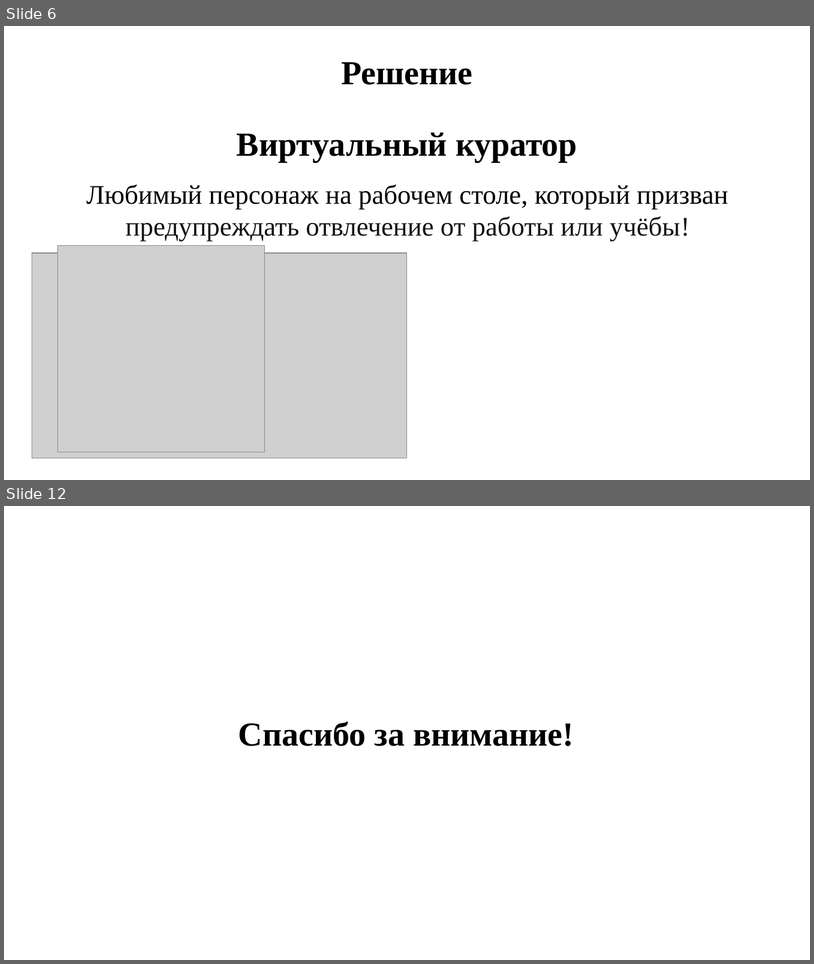
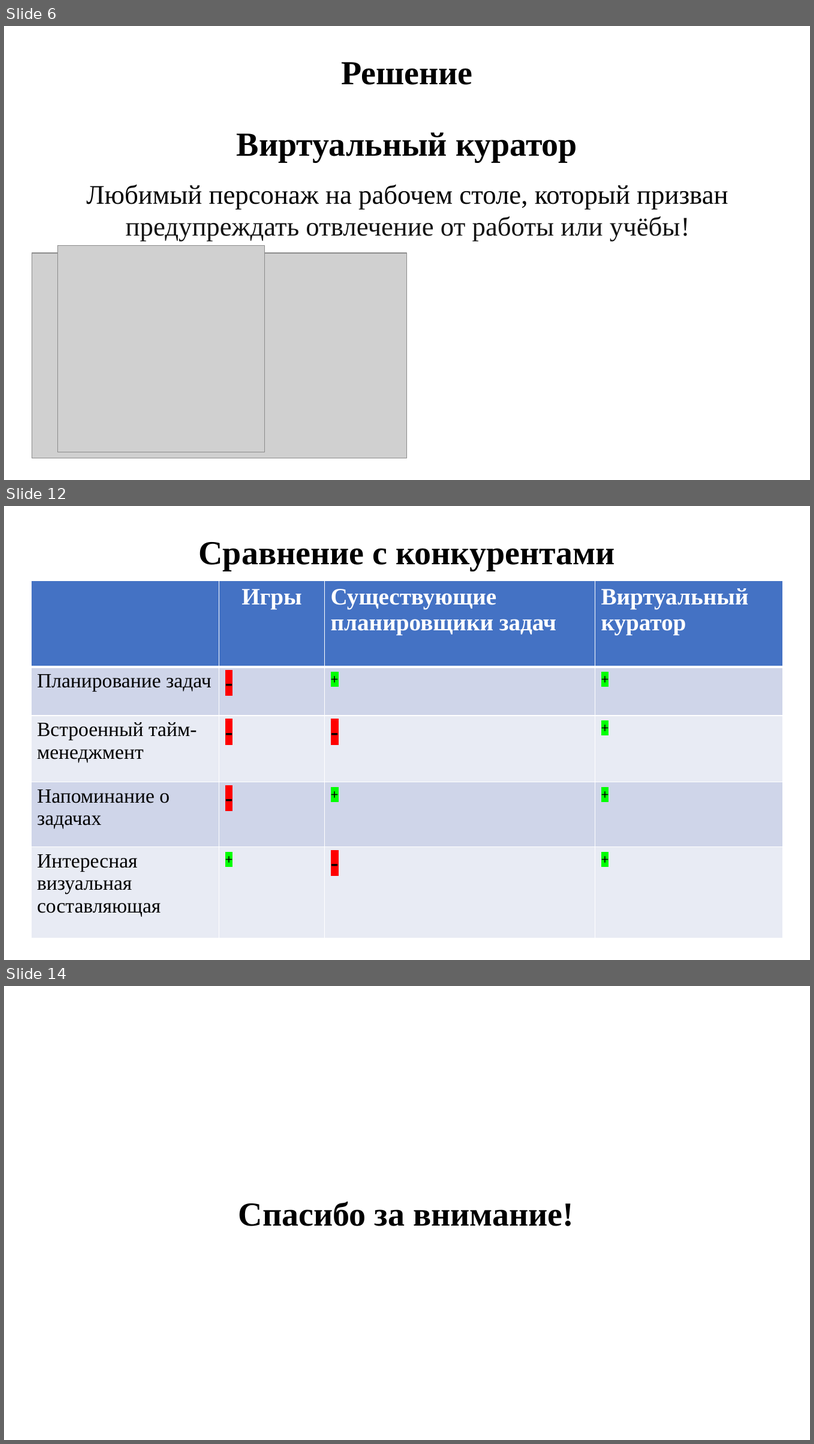
Before and after one commit to DronSyperlol/VirtualCurator, a slide deck: Docs/Presentation.pptx. Shown one above the other, each under a label of ours: slides 6 and 12 before the commit, slides 6, 12 and 14 after it; the slides between them are not shown. The pictures are 814x964 and 814x1444 pixels, drawn with LibreOffice and Linux fonts; fonts in the diff are those of the drawing; grey boxes stand for pictures. Boxes give left, top, right and bottom in pixels: in the first picture for what was removed or moved away, otherwise in the second. Text is boxed around its words. In the diff, an @@ line names an element or a change of style, - is before the commit and + after.

```diff
--- a/Docs/Presentation.pptx
+++ b/Docs/Presentation.pptx
@@ slide 12 added at (x1=4, y1=506, x2=810, y2=960), background #FFFFFF @@
@@ text added at (x1=199, y1=542, x2=615, y2=571), 40 pt, text #000000, bold @@
+Сравнение с конкурентами
@@ table added at (x1=31, y1=580, x2=784, y2=937), 5 rows, 4 columns @@
+ | Игры | Существующие планировщики задач | Виртуальный куратор
+Планирование задач | - | + | +
+Встроенный тайм-менеджмент | - | - | +
+Напоминание о задачах | - | + | +
+Интересная визуальная составляющая | + | - | +
@@ what was slide 12 is now slide 14 @@
```
Also in this commit, not shown: 4 slides changed, 2 other slides added, 1 slide removed.
